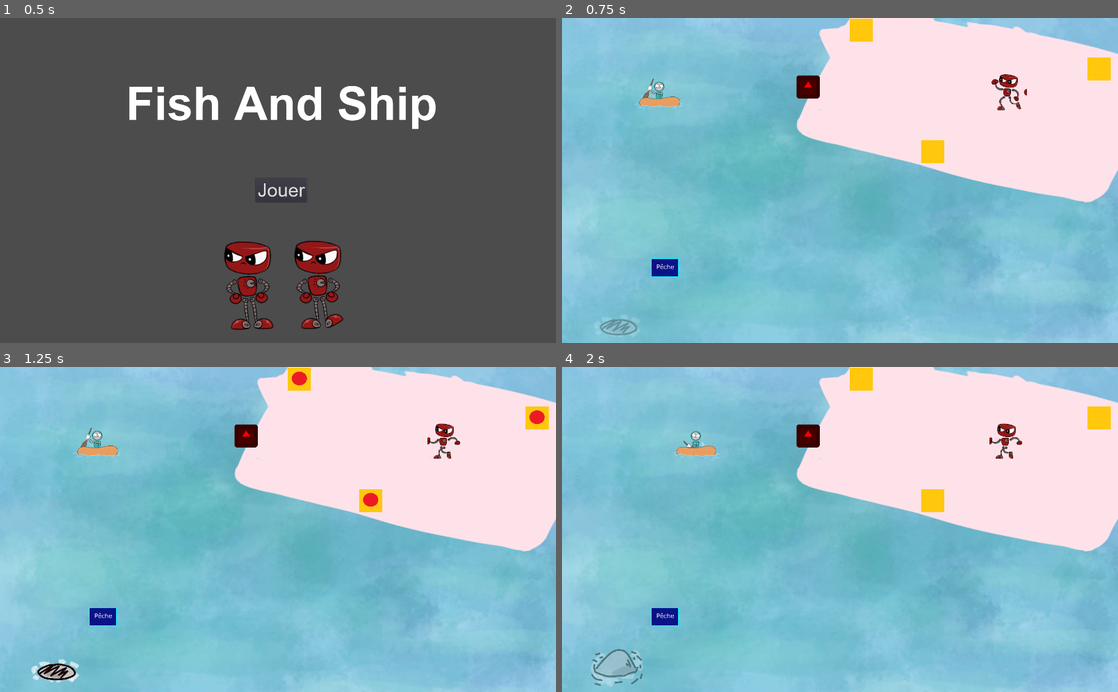
Above: before the commit, frames 1-4 (two rows, left to right).
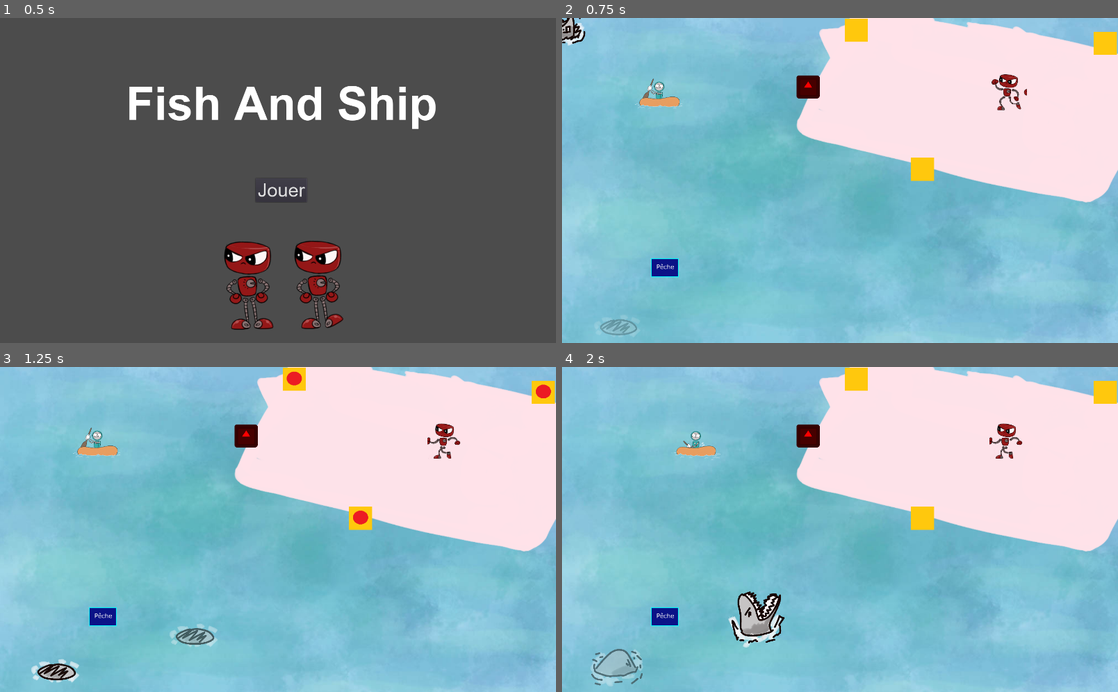
Above: after the commit, the same moments.

Repository: Majimo/FishAndShip
Game: Godot game, scene res://scenes/Intro.tscn
The game is run twice, just before and just after one commit, with the same random seed, the same clock (stepped at 60 frames per second) and the same inputs. The engine's default icon, where the game draws it, is replaced by a stand-in: a white triangle on a blue panel in a dark square.
Inputs:
- Up to frame 1 (0.5 s): no input
- Up to frame 2 (0.75 s): click "Jouer" at 0.5 s
- Up to frame 3 (1.25 s): no input
- Up to frame 4 (2 s): hold Right (ui_right) from 1.28 s (still down)

Frame 1 is identical in both runs. In frame 2, 1.6% of the frame differs, in the area x 0-100%, y 0-97%; in frame 3, 1.8%; in frame 4, 2.5%, in the area x 5-100%, y 0-99%.

Commit message:
Requin : ajout spawnnzone OK

Diff:
--- a/scenes/MainWorld.tscn
+++ b/scenes/MainWorld.tscn
@@ -44,24 +44,27 @@
 [node name="ZoneAReparer" parent="ZonesAReparer" groups=[
 "zoneAReparer",
 ] instance=ExtResource( 8 )]
-position = Vector2( 1024.06, 369.733 )
+position = Vector2( 996.065, 418.72 )
 
 [node name="ZoneAReparer2" parent="ZonesAReparer" groups=[
 "zoneAReparer",
 ] instance=ExtResource( 8 )]
-position = Vector2( 826.944, 33.8242 )
+position = Vector2( 812.947, 33.8242 )
 moduleId = 1
 
 [node name="ZoneAReparer3" parent="ZonesAReparer" groups=[
 "zoneAReparer",
 ] instance=ExtResource( 8 )]
-position = Vector2( 1483.6, 141.129 )
+position = Vector2( 1501.1, 69.9811 )
 moduleId = 2
 
 [node name="NodeRequin" type="Node" parent="."]
 
 [node name="Requin" parent="NodeRequin" instance=ExtResource( 10 )]
 SpawnRandomZones = NodePath("../RandomSpawnZone")
+player = NodePath("../../Players/Perso2")
+distanceactif = 60
+time = 0.0
 
 [node name="RandomSpawnZone" type="Node" parent="NodeRequin"]
 
@@ -94,6 +97,46 @@
 
 [node name="Node2D10" type="Node2D" parent="NodeRequin/RandomSpawnZone"]
 position = Vector2( 588.541, 189.021 )
+
+[node name="NodeRequin2" type="Node" parent="."]
+
+[node name="Requin" parent="NodeRequin2" instance=ExtResource( 10 )]
+SpawnRandomZones = NodePath("../RandomSpawnZone")
+player = NodePath("../../Players/Perso2")
+distanceactif = 60
+time = 0.3
+
+[node name="RandomSpawnZone" type="Node" parent="NodeRequin2"]
+
+[node name="Node2D" type="Node2D" parent="NodeRequin2/RandomSpawnZone"]
+position = Vector2( 130.31, 113.126 )
+
+[node name="Node2D2" type="Node2D" parent="NodeRequin2/RandomSpawnZone"]
+position = Vector2( 519.806, 200.476 )
+
+[node name="Node2D3" type="Node2D" parent="NodeRequin2/RandomSpawnZone"]
+position = Vector2( 105.966, 436.752 )
+
+[node name="Node2D4" type="Node2D" parent="NodeRequin2/RandomSpawnZone"]
+position = Vector2( 536.99, 700.235 )
+
+[node name="Node2D5" type="Node2D" parent="NodeRequin2/RandomSpawnZone"]
+position = Vector2( 154.653, 803.337 )
+
+[node name="Node2D6" type="Node2D" parent="NodeRequin2/RandomSpawnZone"]
+position = Vector2( 532.694, 522.67 )
+
+[node name="Node2D7" type="Node2D" parent="NodeRequin2/RandomSpawnZone"]
+position = Vector2( 817.657, 842 )
+
+[node name="Node2D8" type="Node2D" parent="NodeRequin2/RandomSpawnZone"]
+position = Vector2( 1197.13, 648.684 )
+
+[node name="Node2D9" type="Node2D" parent="NodeRequin2/RandomSpawnZone"]
+position = Vector2( 1397.61, 796.177 )
+
+[node name="Node2D10" type="Node2D" parent="NodeRequin2/RandomSpawnZone"]
+position = Vector2( 588.541, 189.021 )
 [connection signal="module_repaired" from="ZonesAReparer/ZoneAReparer" to="ZonesAReparer" method="_on_ZoneAReparer_module_repaired"]
 [connection signal="module_repaired" from="ZonesAReparer/ZoneAReparer2" to="ZonesAReparer" method="_on_ZoneAReparer2_module_repaired"]
 [connection signal="module_repaired" from="ZonesAReparer/ZoneAReparer3" to="ZonesAReparer" method="_on_ZoneAReparer3_module_repaired"]
--- a/scenes/Requin.tscn
+++ b/scenes/Requin.tscn
@@ -62,66 +62,64 @@
 "method": "RandomPositionOutsideShip"
 } ]
 }
-tracks/2/type = "method"
-tracks/2/path = NodePath(".")
+tracks/2/type = "value"
+tracks/2/path = NodePath("AnimatedSprite:self_modulate")
 tracks/2/interp = 1
 tracks/2/loop_wrap = true
 tracks/2/imported = false
 tracks/2/enabled = true
 tracks/2/keys = {
-"times": PoolRealArray( 0.69 ),
-"transitions": PoolRealArray( 1 ),
-"values": [ {
-"args": [ null ],
-"method": "Roar"
-} ]
+"times": PoolRealArray( 0.01, 0.69, 1.23, 1.57 ),
+"transitions": PoolRealArray( 1, 0.34151, 1, 1 ),
+"update": 0,
+"values": [ Color( 1, 1, 1, 0 ), Color( 1, 1, 1, 1 ), Color( 1, 1, 1, 1 ), Color( 1, 1, 1, 0 ) ]
 }
 tracks/3/type = "value"
-tracks/3/path = NodePath("AnimatedSprite:self_modulate")
+tracks/3/path = NodePath("AnimatedSprite:scale")
 tracks/3/interp = 1
 tracks/3/loop_wrap = true
 tracks/3/imported = false
 tracks/3/enabled = true
 tracks/3/keys = {
-"times": PoolRealArray( 0.01, 0.69, 1.23, 1.57 ),
-"transitions": PoolRealArray( 1, 0.34151, 1, 1 ),
+"times": PoolRealArray( 0, 0.51, 1.23 ),
+"transitions": PoolRealArray( 0.133972, 0.25, 1 ),
 "update": 0,
-"values": [ Color( 1, 1, 1, 0 ), Color( 1, 1, 1, 1 ), Color( 1, 1, 1, 1 ), Color( 1, 1, 1, 0 ) ]
+"values": [ Vector2( 0.1, 0.1 ), Vector2( 0.309764, 0.309764 ), Vector2( 0.309764, 0.309764 ) ]
 }
 tracks/4/type = "value"
-tracks/4/path = NodePath("AnimatedSprite:scale")
+tracks/4/path = NodePath("AnimatedSprite:position")
 tracks/4/interp = 1
 tracks/4/loop_wrap = true
 tracks/4/imported = false
 tracks/4/enabled = true
 tracks/4/keys = {
-"times": PoolRealArray( 0, 0.51, 1.23 ),
-"transitions": PoolRealArray( 0.133972, 0.25, 1 ),
+"times": PoolRealArray( 0, 0.51, 1.23, 1.57 ),
+"transitions": PoolRealArray( 1, 0.329877, 1, 1.51572 ),
 "update": 0,
-"values": [ Vector2( 0.1, 0.1 ), Vector2( 0.309764, 0.309764 ), Vector2( 0.309764, 0.309764 ) ]
+"values": [ Vector2( 0, 20 ), Vector2( 0, 0 ), Vector2( 0, 0 ), Vector2( 0, 15 ) ]
 }
-tracks/5/type = "value"
-tracks/5/path = NodePath("AnimatedSprite:position")
+tracks/5/type = "method"
+tracks/5/path = NodePath(".")
 tracks/5/interp = 1
 tracks/5/loop_wrap = true
 tracks/5/imported = false
 tracks/5/enabled = true
 tracks/5/keys = {
-"times": PoolRealArray( 0, 0.51, 1.23, 1.57 ),
-"transitions": PoolRealArray( 1, 0.329877, 1, 1.51572 ),
-"update": 0,
-"values": [ Vector2( 0, 20 ), Vector2( 0, 0 ), Vector2( 0, 0 ), Vector2( 0, 15 ) ]
+"times": PoolRealArray( 0.7 ),
+"transitions": PoolRealArray( 1 ),
+"values": [ {
+"args": [  ],
+"method": "Roar"
+} ]
 }
 
 [node name="Requin" type="Node2D"]
 script = ExtResource( 2 )
 
 [node name="AnimatedSprite" type="AnimatedSprite" parent="."]
-self_modulate = Color( 1, 1, 1, 0 )
-position = Vector2( 0, 15 )
 scale = Vector2( 0.309764, 0.309764 )
 frames = SubResource( 5 )
-frame = 3
+frame = 1
 
 [node name="AudioStreamPlayer" type="AudioStreamPlayer" parent="."]
 stream = ExtResource( 3 )
--- a/scripts/Requin.gd
+++ b/scripts/Requin.gd
@@ -14,14 +14,16 @@
 
 
 export(NodePath) var SpawnRandomZones
+export(NodePath) var player
+export var distanceactif=10
 
 var AppearationTime=0;
 var AnimationSpriteHandler=0;
 export var etat = "Idle"; #Idle, Roar
 # Called when the node enters the scene tree for the first time.
 func _ready():
-	etat = "Idle"
-	$AnimationPlayer.play("RequinRoar")
+
+
 
 	pass # Replace with function body.
 
@@ -34,7 +36,7 @@
 	# choix d'une position aléatoire.
 
 
-	$AudioStreamPlayer.play();
+
 
 func RandomPositionOutsideShip():
 	print(SpawnRandomZones)
@@ -52,9 +54,18 @@
 
 func Roar():
 	print("roar")
+	$AudioStreamPlayer.play();
+	if(position.distance_to((get_node(player).position))<distanceactif):
+		print("touche")
 
 
-
+export var time=1.1;
+func _process(delta):
+	if (etat == "Idle"):
+		time-=delta;
+		if(time<0):
+			etat = "Roar"
+			$AnimationPlayer.play("RequinRoar")
 
 
 
